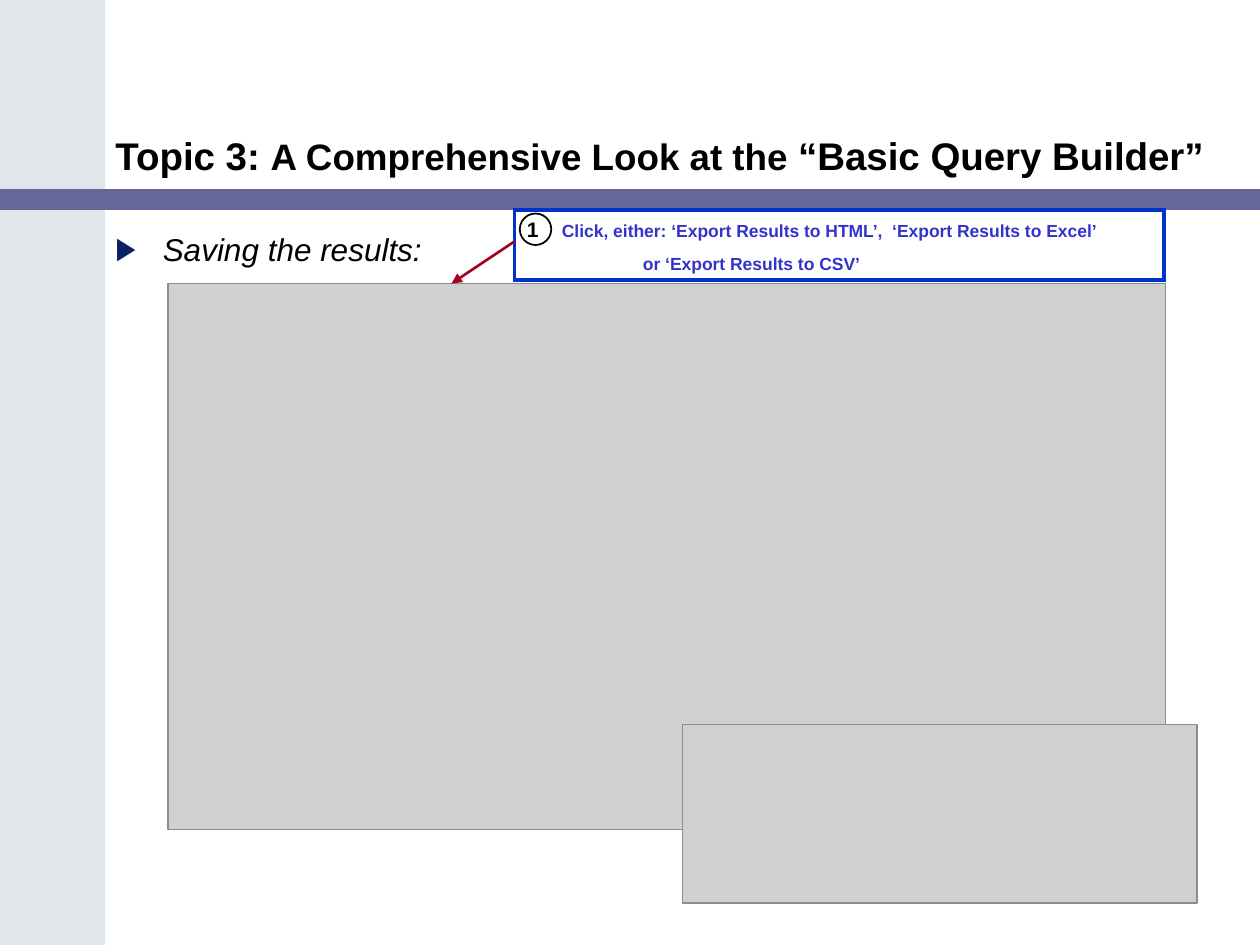
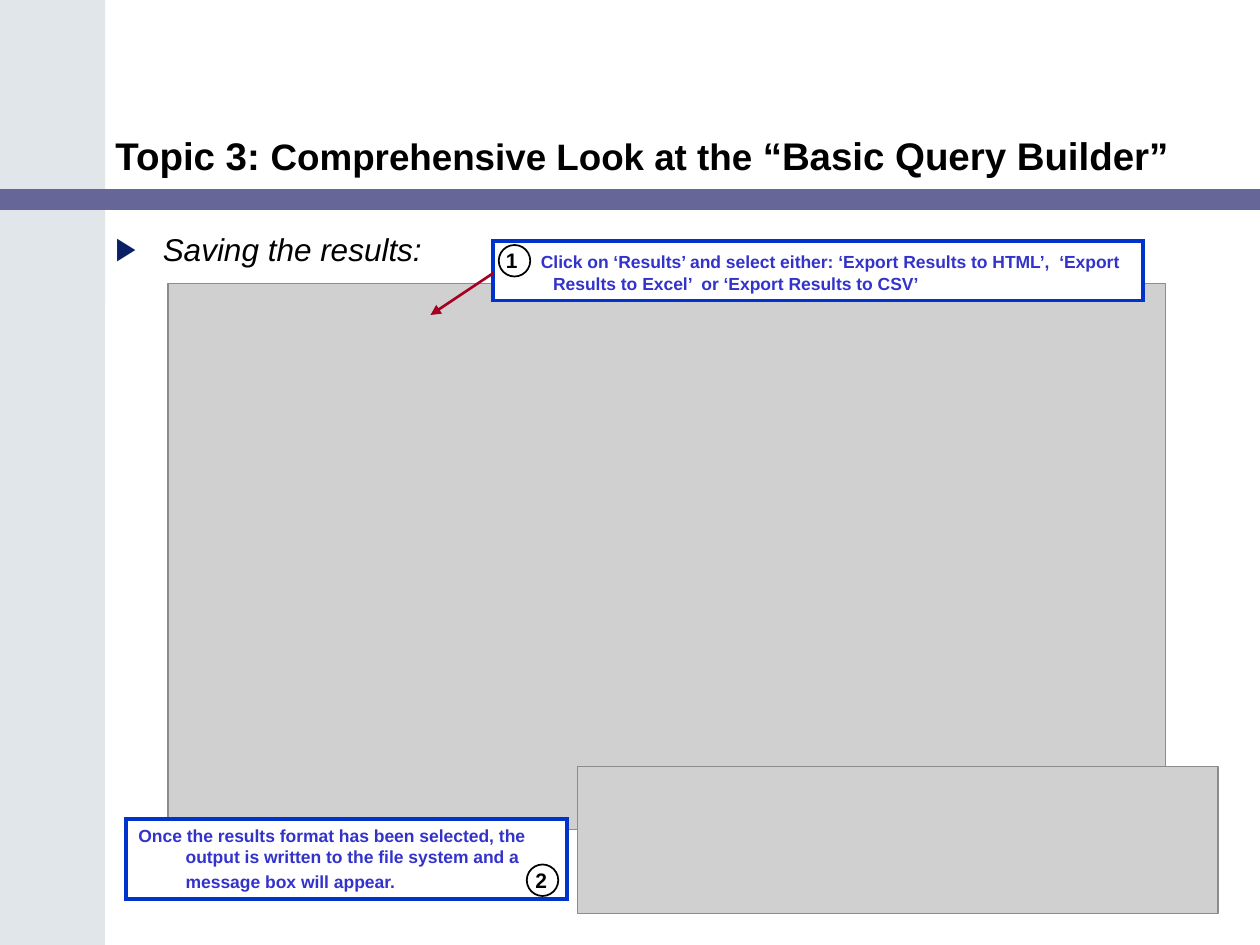
Before and after one commit to NCIP/catrip, a slide deck: slide 25 of catrip/documentation/training/caTRIP_Training_Module.ppt (slide 18 before the commit). Drawn at 1260x945 pixels with LibreOffice and Linux fonts; fonts in the diff are those of the drawing; grey boxes stand for pictures. Boxes give left, top, right and bottom in pixels: in the first picture for what was removed or moved away, otherwise in the second. Text is boxed around its words. In the diff, an @@ line names an element or a change of style, - is before the commit and + after.

Commit message:
*** empty log message ***
SVN-Revision: 1718

```diff
--- a/catrip/documentation/training/caTRIP_Training_Module.ppt
+++ b/catrip/documentation/training/caTRIP_Training_Module.ppt
@@ title at (x1=115, y1=142, x2=1168, y2=177): text changed @@
-Topic 3: A Comprehensive Look at the “Basic Query Builder”
+Topic 3: Comprehensive Look at the “Basic Query Builder”
@@ rectangle "1 Click on ‘Results’ and ..." resized from (x1=514, y1=210, x2=1163, y2=281) to (x1=494, y1=242, x2=1143, y2=301) @@
@@ ellipse moved from (x1=520, y1=213, x2=552, y2=244) to (x1=499, y1=244, x2=530, y2=276) @@
@@ text in rectangle at (x1=506, y1=253, x2=1119, y2=294): text changed @@
-1 Click, either: ‘Export Results to HTML’, ‘Export Results to Excel’
-or ‘Export Results to CSV’
+1 Click on ‘Results’ and select either: ‘Export Results to HTML’, ‘Export Results to Excel’ or ‘Export Results to CSV’
@@ arrow moved from (514, 242) - (451, 284) to (494, 273) - (431, 315) @@
@@ picture resized from (x1=683, y1=724, x2=1197, y2=903) to (x1=577, y1=766, x2=1217, y2=914) @@
@@ rectangle added at (x1=126, y1=819, x2=567, y2=900), fill #FFFFFF, outline #0033CC 2.24 pt, 10 pt, text #3333CC, bold @@
+Once the results format has been selected, the output is written to the file system and a message box will appear. 2
@@ ellipse added at (x1=527, y1=864, x2=558, y2=896), outline #000000 0.99 pt @@
```
Also in this commit, not shown: 20 other slides changed, 18 slides added, 6 slides removed.
